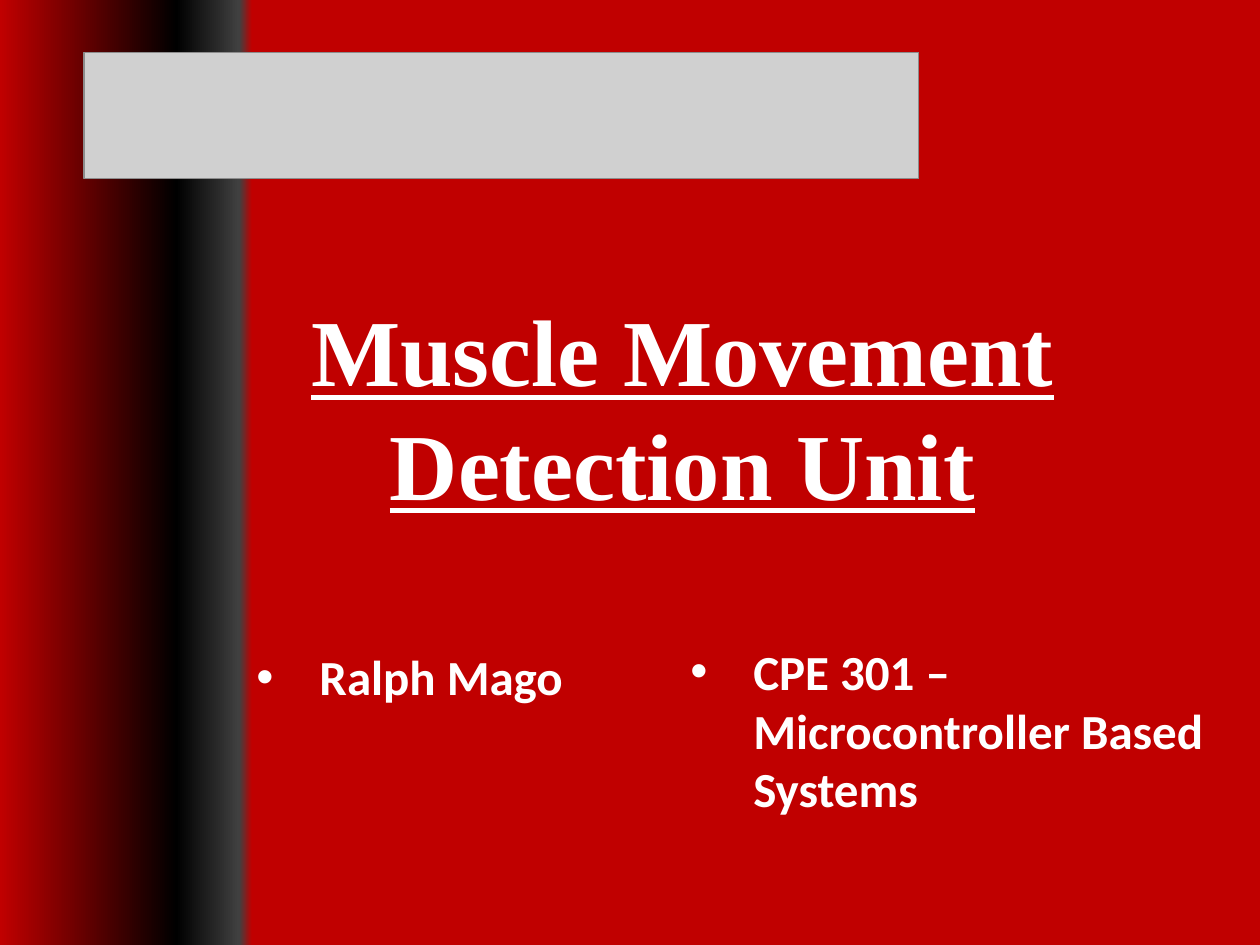
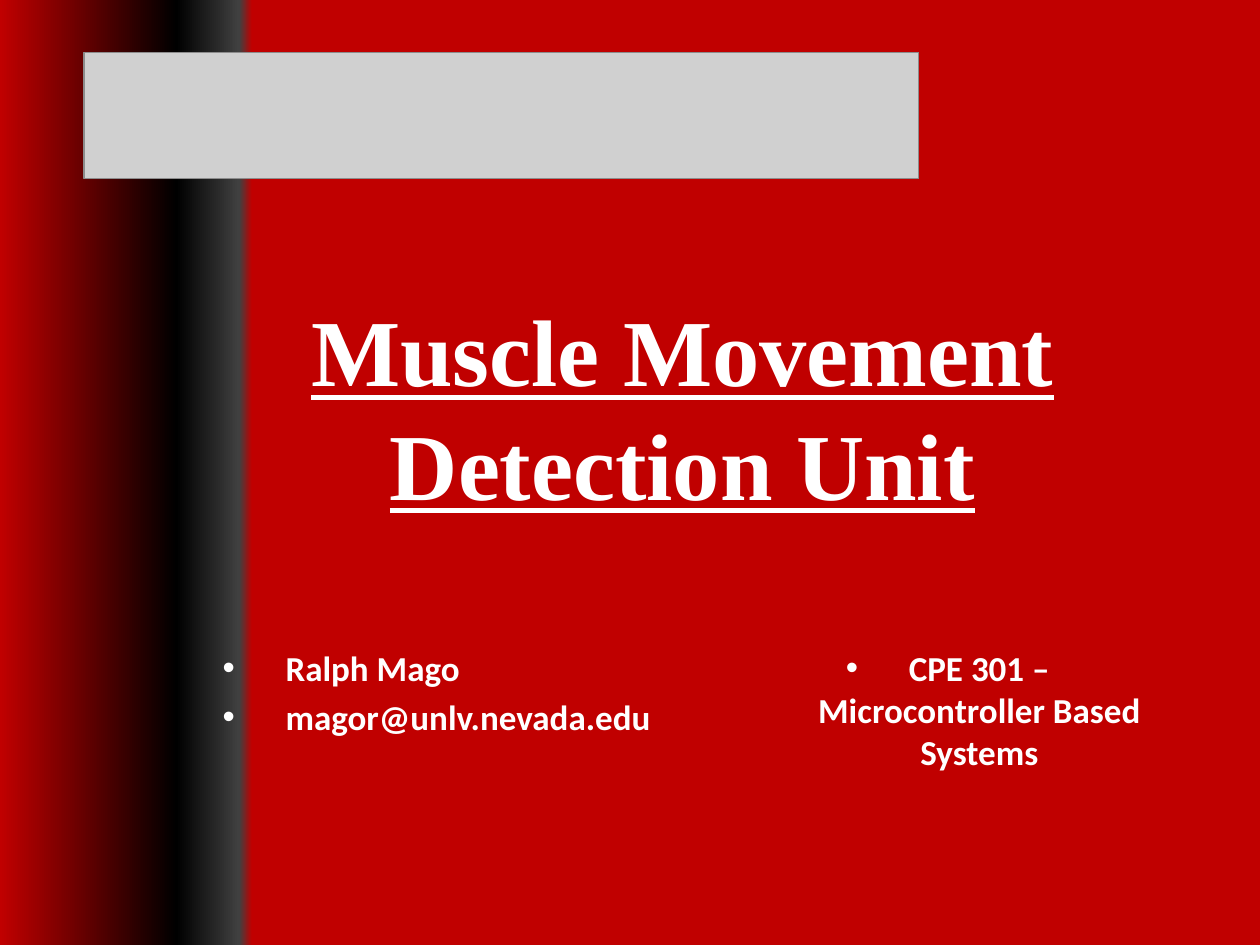
Before and after one commit to magor1/embedded-design-VM, a slide deck: slide 1 of FINAL/DA7/CPE301_Mago_FINALv3.pptx. Drawn at 1260x945 pixels with LibreOffice and Linux fonts; fonts in the diff are those of the drawing; grey boxes stand for pictures. Boxes give left, top, right and bottom in pixels: in the first picture for what was removed or moved away, otherwise in the second. Text is boxed around its words. In the diff, an @@ line names an element or a change of style, - is before the commit and + after.

```diff
--- a/FINAL/DA7/CPE301_Mago_FINALv3.pptx
+++ b/FINAL/DA7/CPE301_Mago_FINALv3.pptx
@@ text "Ralph Mago": place and size @@
-text "Ralph Mago" at bbox=[319, 660, 563, 704]
+text "Ralph Mago" at bbox=[286, 656, 651, 736]
@@ text at bbox=[286, 656, 460, 687]: size 28 to 20 pt in "Ralph Mago"; less space between paragraphs @@
@@ subtitle "CPE 301 – Microcontroller Based ...": place and size @@
-subtitle "CPE 301 – Microcontroller Based ..." at bbox=[753, 658, 1203, 815]
+subtitle "CPE 301 – Microcontroller Based ..." at bbox=[818, 658, 1140, 771]
@@ subtitle "CPE 301 – Microcontroller Based ..." at bbox=[818, 658, 1140, 771]: size 28 to 20 pt; alignment left to centre; less space between paragraphs @@
@@ text at bbox=[286, 705, 651, 736]: paragraph added @@
+• magor@unlv.nevada.edu
```
